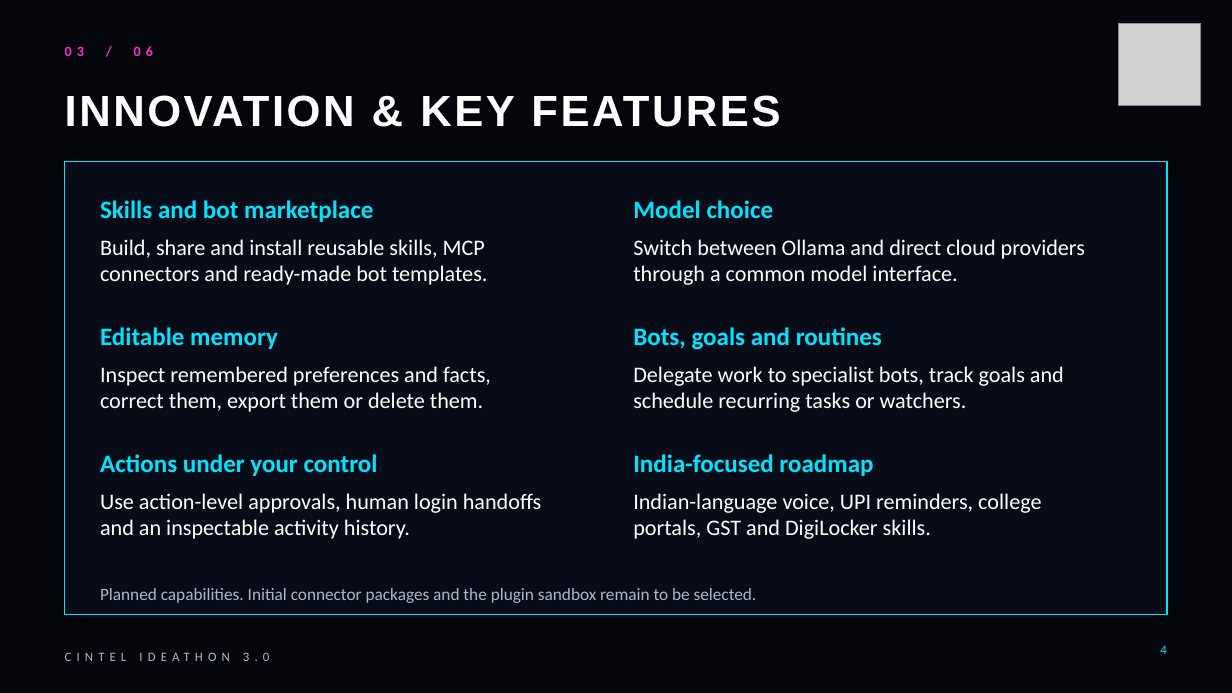
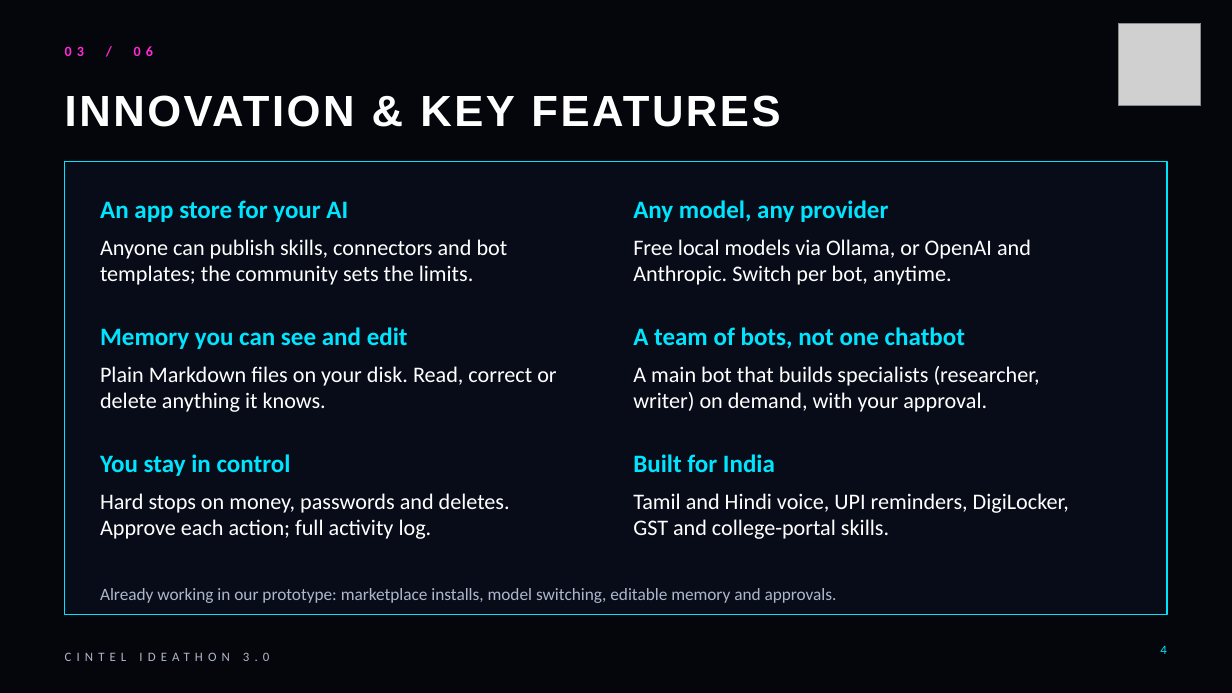
Before and after one commit to solnikhil/Socius, a slide deck: slide 4 of docs/pitch/ideathon-3.0/Socius_Ideathon_3.0_HQ_Final.pptx. Drawn at 1232x693 pixels with LibreOffice and Linux fonts; fonts in the diff are those of the drawing; grey boxes stand for pictures; background and template pictures are left out. Boxes give left, top, right and bottom in pixels: in the first picture for what was removed or moved away, otherwise in the second. Text is boxed around its words. In the diff, an @@ line names an element or a change of style, - is before the commit and + after.

```diff
--- a/docs/pitch/ideathon-3.0/Socius_Ideathon_3.0_HQ_Final.pptx
+++ b/docs/pitch/ideathon-3.0/Socius_Ideathon_3.0_HQ_Final.pptx
@@ text at (100, 200, 348, 222): text changed @@
-Skills and bot marketplace
+An app store for your AI
@@ text at (633, 200, 888, 222): text changed @@
-Model choice
+Any model, any provider
@@ text at (100, 239, 508, 285): text changed @@
-Build, share and install reusable skills, MCP connectors and ready-made bot templates.
+Anyone can publish skills, connectors and bot templates; the community sets the limits.
@@ text at (633, 239, 1031, 285): text changed @@
-Switch between Ollama and direct cloud providers through a common model interface.
+Free local models via Ollama, or OpenAI and Anthropic. Switch per bot, anytime.
@@ text at (100, 327, 408, 349): text changed @@
-Editable memory
+Memory you can see and edit
@@ text at (633, 327, 965, 348): text changed @@
-Bots, goals and routines
+A team of bots, not one chatbot
@@ text at (100, 366, 556, 412): text changed @@
-Inspect remembered preferences and facts, correct them, export them or delete them.
+Plain Markdown files on your disk. Read, correct or delete anything it knows.
@@ text at (633, 366, 1040, 412): text changed @@
-Delegate work to specialist bots, track goals and schedule recurring tasks or watchers.
+A main bot that builds specialists (researcher, writer) on demand, with your approval.
@@ text at (100, 454, 291, 476): text changed @@
-Actions under your control
+You stay in control
@@ text at (633, 454, 775, 472): text changed @@
-India-focused roadmap
+Built for India
@@ text at (100, 493, 510, 539): text changed @@
-Use action-level approvals, human login handoffs and an inspectable activity history.
+Hard stops on money, passwords and deletes. Approve each action; full activity log.
@@ text at (633, 493, 1069, 539): text changed @@
-Indian-language voice, UPI reminders, college portals, GST and DigiLocker skills.
+Tamil and Hindi voice, UPI reminders, DigiLocker, GST and college-portal skills.
@@ text at (100, 588, 837, 603): text changed @@
-Planned capabilities. Initial connector packages and the plugin sandbox remain to be selected.
+Already working in our prototype: marketplace installs, model switching, editable memory and approvals.
```
Also in this commit, not shown: 6 other slides changed, 10 other files.
